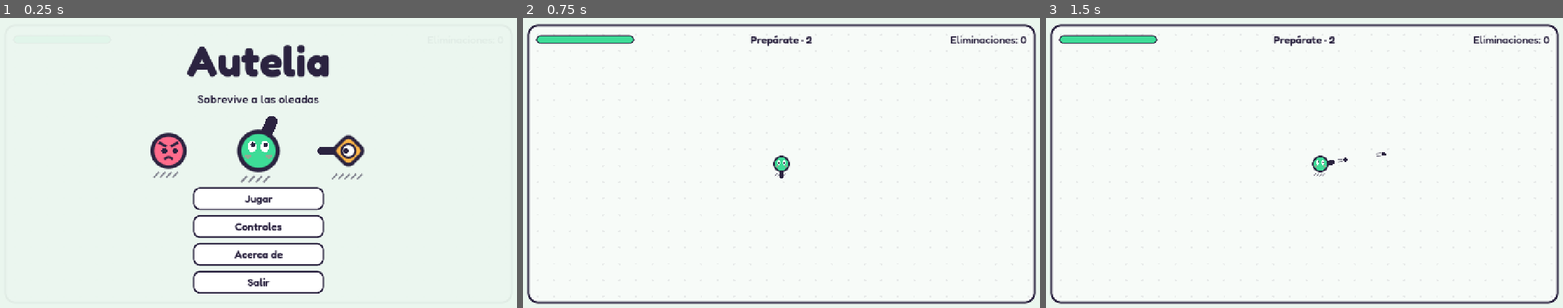
Above: before the commit, frames 1-3 (left to right).
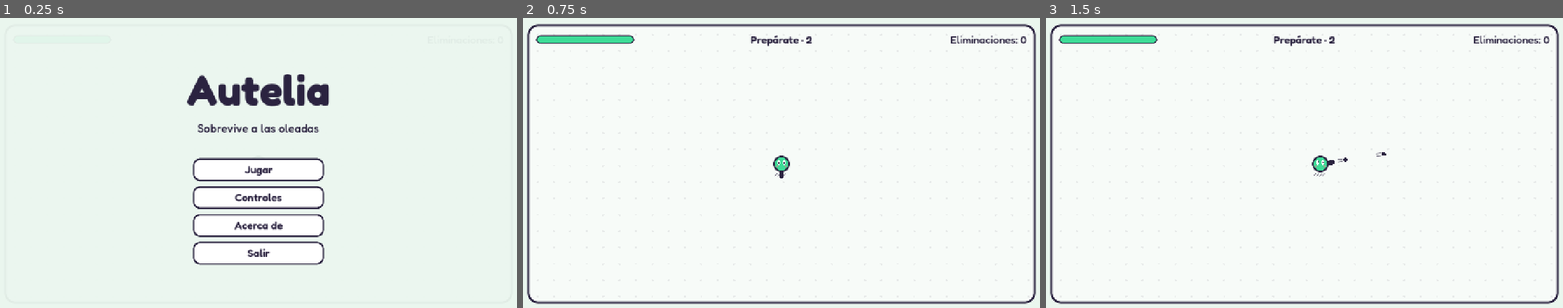
Above: after the commit, the same moments.

Repository: OmarDavidd/autelia
Game: Godot game, scene res://main.tscn
Same seed, same stepped clock (60 frames per second), same inputs: the game is played once before the commit and once after it.
Inputs (mouse positions are in pixels of both pictures, inside the frame that each line leads up to):
- Up to frame 1 (0.25 s): no input
- Up to frame 2 (0.75 s): click "Jugar" at 0.5 s
- Up to frame 3 (1.5 s): tap Enter at 1.25 s; move the mouse to (1418, 148) at 1.27 s; press the mouse at (1418, 148) at 1.28 s; hold D (move_right) from 1.28 s (still down)

The runs differ from the first frame. In frame 1, 8.8% of the frame differs, in the area x 28-71%, y 9-96%; in frame 2, nothing differs; in frame 3, nothing differs.

Commit message:
feat: simplify main menu to title and buttons

Diff:
--- a/ui/main_menu.gd
+++ b/ui/main_menu.gd
@@ -92,7 +92,9 @@
 	subtitle.text = "Sobrevive a las oleadas"
 	column.add_child(subtitle)
 
-	column.add_child(Lineup.new())
+	var gap := Control.new()
+	gap.custom_minimum_size = Vector2(0, 28)
+	column.add_child(gap)
 
 	var buttons := VBoxContainer.new()
 	buttons.add_theme_constant_override("separation", 12)
@@ -184,18 +186,3 @@
 	back.size_flags_horizontal = Control.SIZE_SHRINK_CENTER
 	back.pressed.connect(func() -> void: _show(_home))
 	return back
-
-
-## The three characters, drawn with the same functions the game uses.
-class Lineup:
-	extends Control
-
-	func _init() -> void:
-		custom_minimum_size = Vector2(0, 170)
-
-	func _draw() -> void:
-		var middle := size.x / 2.0
-		var y := 95.0
-		Sketch.draw_chaser(self, Vector2.RIGHT, Palette.ENEMY, Vector2(middle - 220, y), 2.2)
-		Sketch.draw_player(self, Vector2(0.45, -1).normalized(), Vector2(middle, y), 2.6)
-		Sketch.draw_shooter(self, Vector2.LEFT, Vector2.LEFT, Palette.SHOOTER, Vector2(middle + 220, y), 2.2)
